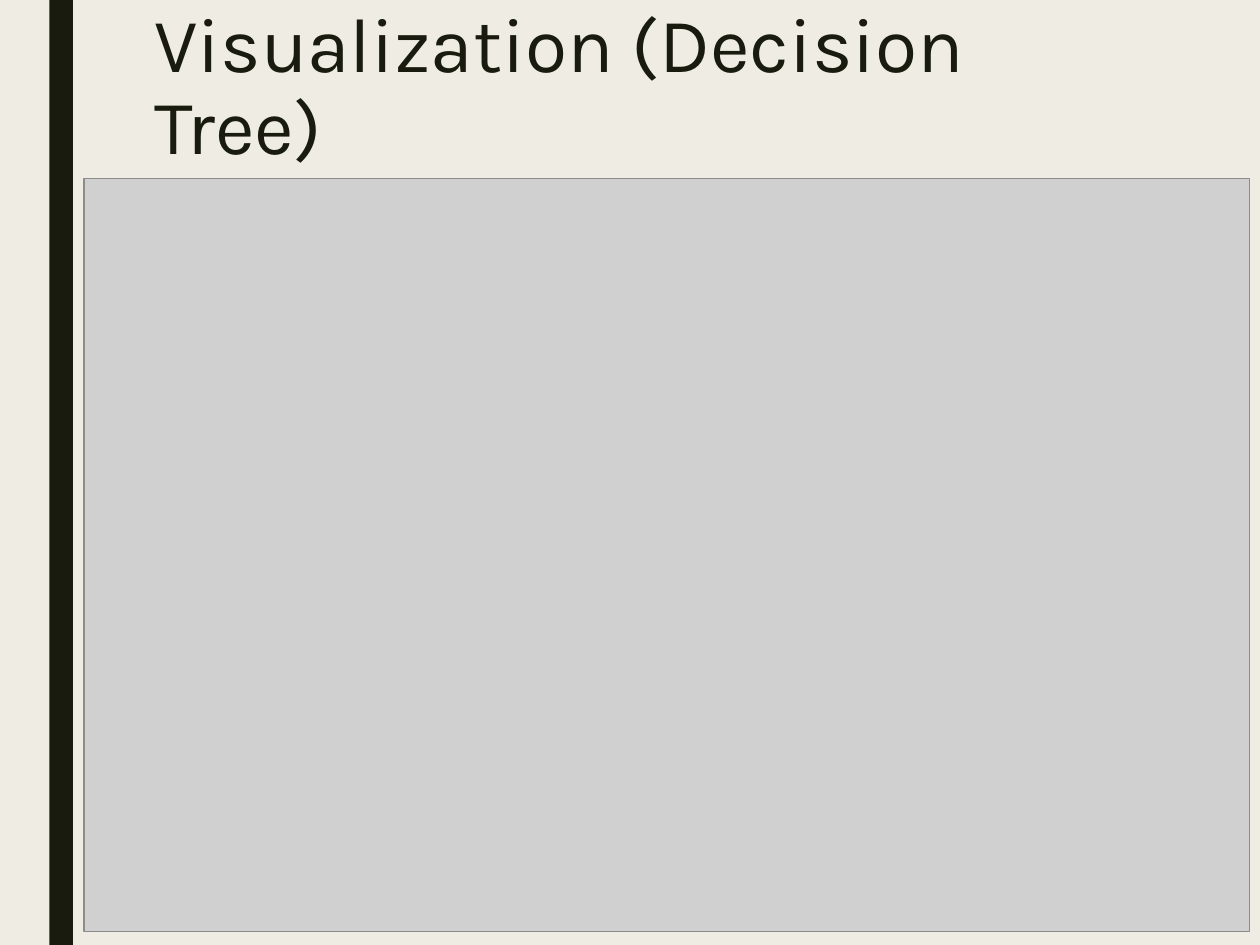
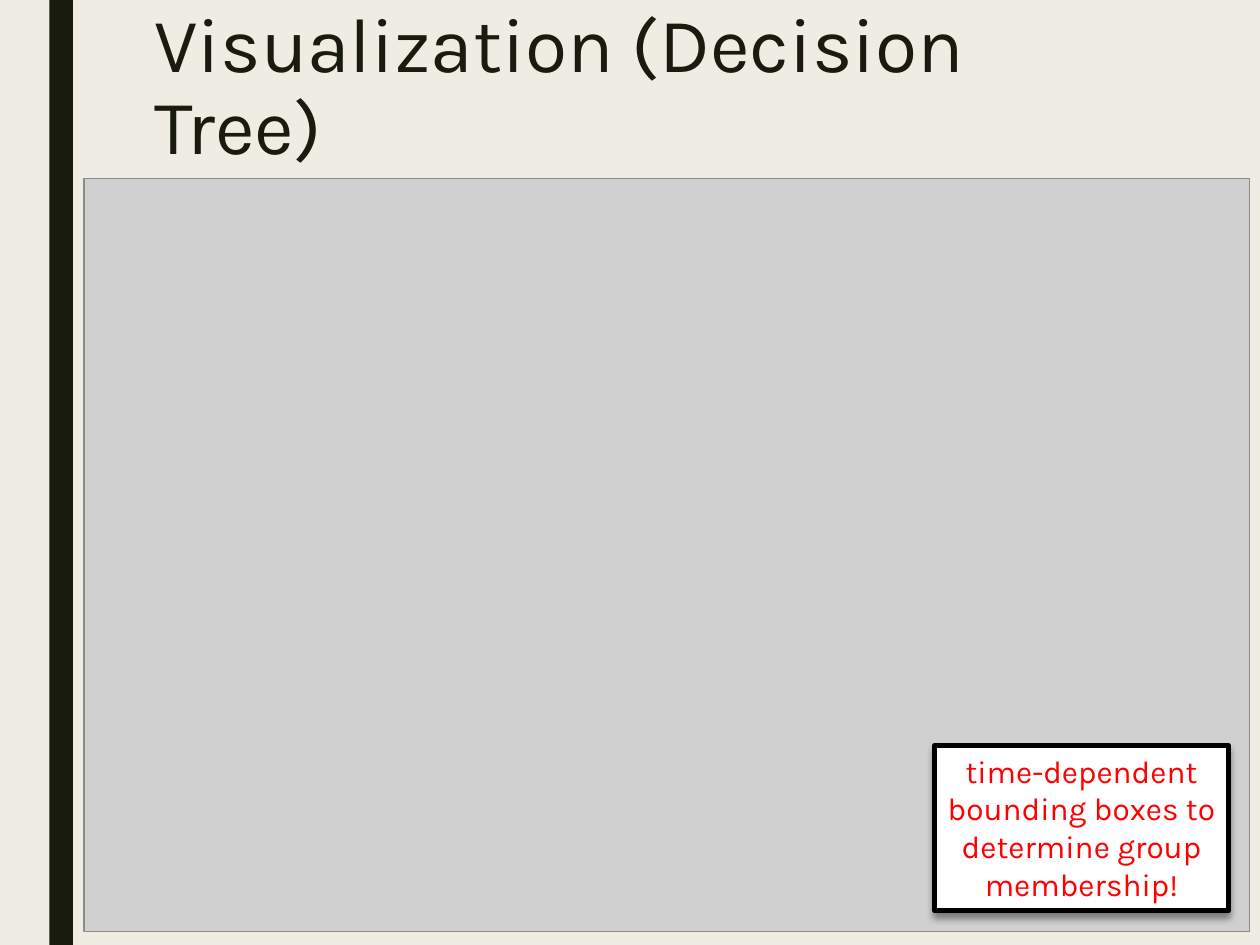
Before and after one commit to stats-learning-fall2019/final-project, a slide deck: slide 40 of presentation/gtdb-final-presentation.pptx. Drawn at 1260x945 pixels with LibreOffice and Linux fonts; fonts in the diff are those of the drawing; grey boxes stand for pictures. Boxes give left, top, right and bottom in pixels: in the first picture for what was removed or moved away, otherwise in the second. Text is boxed around its words. In the diff, an @@ line names an element or a change of style, - is before the commit and + after.

```diff
--- a/presentation/gtdb-final-presentation.pptx
+++ b/presentation/gtdb-final-presentation.pptx
@@ rectangle added at <box>935,746,1228,911</box>, fill #FFFFFF, outline #000000 2.75 pt, 18 pt, text #FF0000 @@
+time-dependent bounding boxes to determine group membership!
```
Also in this commit, not shown: 2 other slides changed, 2 slides added.
